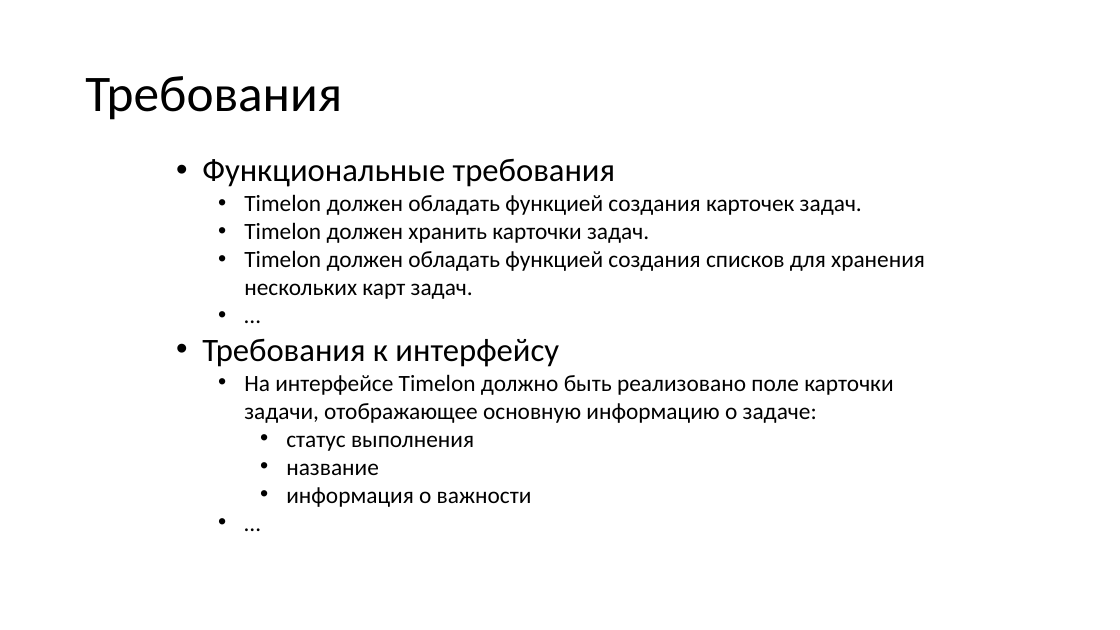
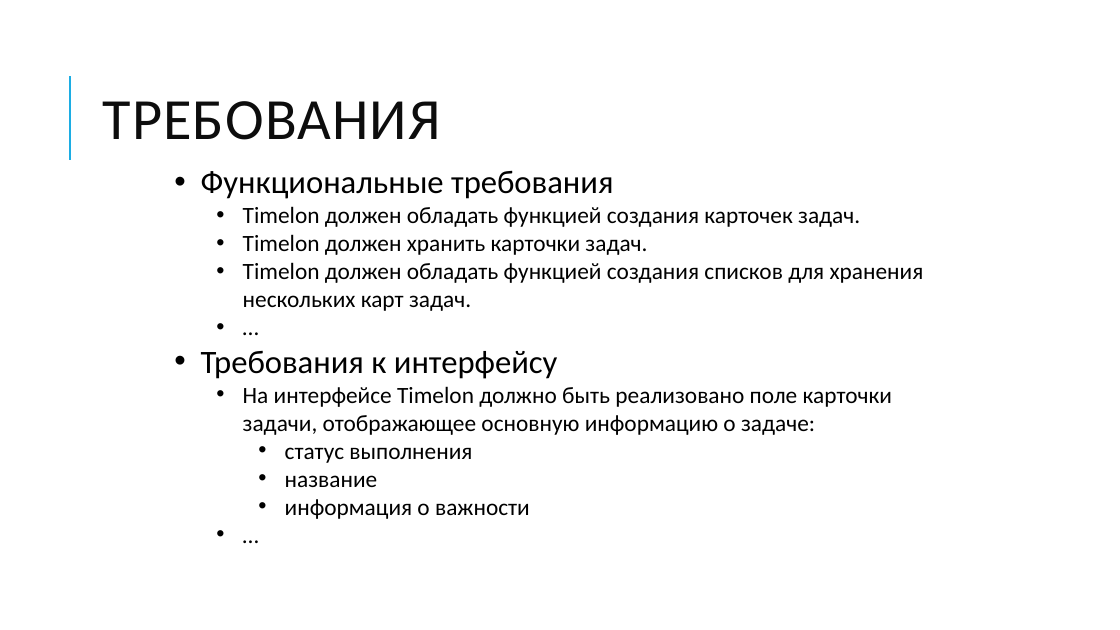
Before and after one commit to N0tilT/Timelon, a slide deck: slide 21 of docs/Timelon.pptx. Drawn at 1120x630 pixels with LibreOffice and Linux fonts; fonts in the diff are those of the drawing. Boxes give left, top, right and bottom in pixels: in the first picture for what was removed or moved away, otherwise in the second. Text is boxed around its words. In the diff, an @@ line names an element or a change of style, - is before the commit and + after.

```diff
--- a/docs/Timelon.pptx
+++ b/docs/Timelon.pptx
@@ line added from (70, 160) to (70, 76), #1CADE4 1.5 pt @@
@@ title at [102, 101, 440, 140]: text changed; size 44 to 50 pt; text colour #000000 to #0D0D0D @@
-Требования
+ТРЕБОВАНИЯ
@@ text "Функциональные требования": place and size @@
-text "Функциональные требования" at [202, 159, 925, 507]
+text "Функциональные требования" at [201, 170, 924, 519]
```
Also in this commit, not shown: 24 other slides changed.
